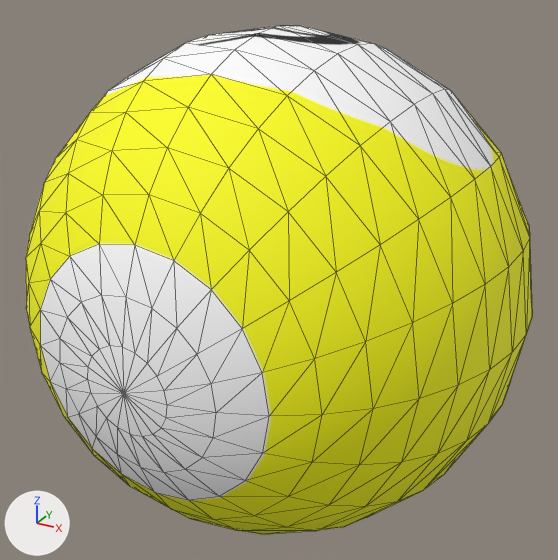
A saved change to the FBX model Assets/no9.fbx.
Both versions are drawn from a 50 mm lens placed at (0.01408, -0.02565, 0.01281), pointed at (-0.00002, -0.00001, 0.0). The lights are fixed; the arrows at lower left show +X, +Y and +Z. Mesh edges are drawn as thin lines.
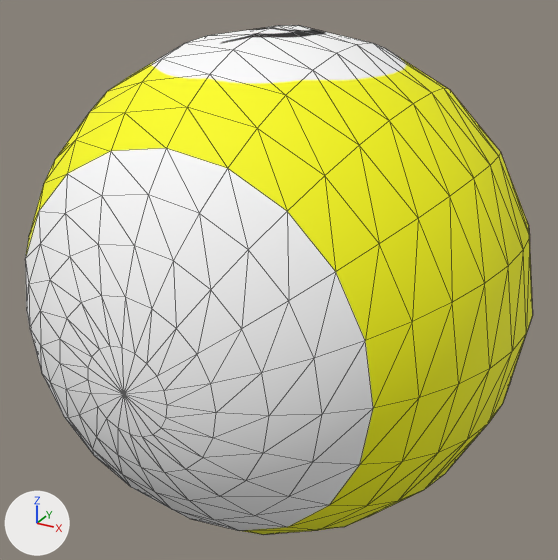
The change in detail:
me_mesh has 382 vertices, 760 faces and spans x -1.0..1.0, y -1.0..1.0, z -1.0..1.0.
me_mesh is used by ob_psphere1; location (0.0, 0.0, 0.0); rotation (1.571, 0.0, 0.0), in degrees (90, 0, 0); scale (0.01, 0.01, 0.01).
me_mesh part 1: texture (UV) coordinates of 760 of 760 faces, centred in x -0.98..0.98, y -0.98..0.98, z -0.99..0.99, changed; they spanned u 0.0..1.0, v 0.0..1.0 and now span u 0.02..0.98, v 0.02..0.97.
Object 'pSphere1' (ob_psphere1) turns from (90, 0, 0) to (90, -0.3, 0) degrees about x, y and z.

Pixel boxes (x1, y1, x2, y2) of what changed, in the pictures (558 x 560 px):
'pSphere1', surface changed, turned (yellow to white): before (26, 25, 532, 535); after (25, 25, 533, 535)
